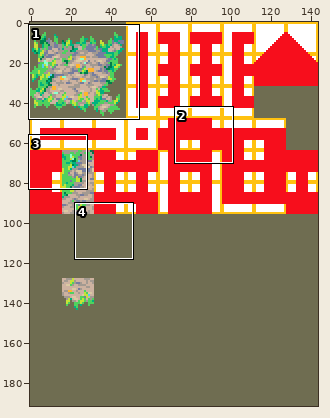
Two versions of one sprite sheet, images/experimental/rpg-dirt.png. The first picture is a wide view before the edit; the outline marks the close-up.
Close-up. Before the edit:
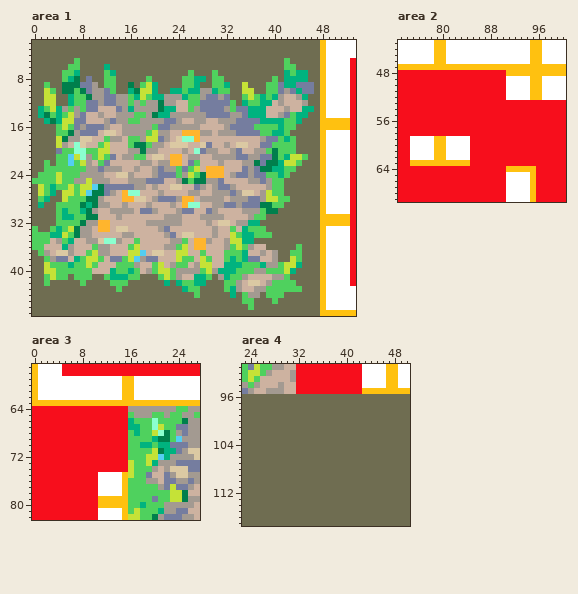
The file is 144x192 pixels. Colours within 5 levels of each other are drawn and written as one. Shown: area 1: x 0..53, y 2..47; area 2: x 73..100, y 43..69; area 3: x 0..27, y 57..82; area 4: x 23..50, y 91..117.
Now the later version:
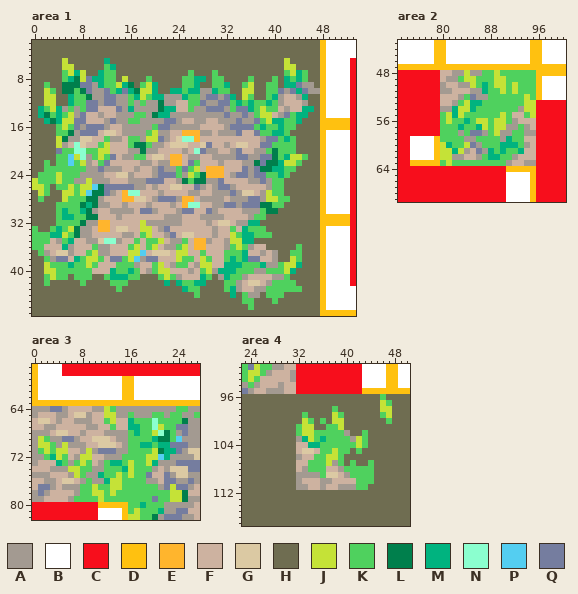
Palette (. is transparent): A #a39a91  B #ffffff  C #f70e1c  D #ffc110  E #ffb52d  F #cdb2a0  G #dbc9a3  H #6f6d51  J #c5e237  K #4fd15e  L #007f4c  M #00b37f  N #8bffcf  P #54cef1  Q #757d9f
Author's note on the commit: Fixed errant tiles on one of the crevice village houses, and turned off interior wall black overlay tiles.
Difference:
Changed rows in their new state; - is an unchanged pixel.
Area 1:
first column x 5:
 5 J-H----M-----------------------------J-----
 6 JJH----KM----------------------------JJ----
 7 -J-J--M-K----------------------------KJ-K--
 8 ---J-MM---J--------------------K------K-K--
 9 ------M--JM-------------------KJ----H---AA-
10 ---------MQ------------------------------AA
11 ----------------------------M-JKHH---------
12 ------------------------AA---MKM-K-K-------
13 -----------------------A--------KJKK-------
14 ------------------------AAA----AKJJ--------
15 ------------------------------AA-KJ--------
16 ---------------------------------M---------
17 ------------------------------FF-----------
first column x 0:
25 J---------------------------
26 J--H------------------------
27 ---H------------------------
28 --H-------------------------
29 -H--------------------------
32 ------------------J---------
33 ------------------JJ--------
34 ------------------KJ--------
35 -------------------KKJ------
36 -------------------KJ-------
37 ----------------------G-----
40 -----------------------FFF-F
41 ---------------------------F
Area 2:
first column x 80:
48 FFAAJAAKKJKKKKKK
49 FAAKJJKKKJJKKKKK
50 AFFAAJKMKJJKJKKK
51 AAFFFAAMKKJKJKKK
52 FFFAKQAAKKKKKKJK
53 FFAKJMMKKKKKKKJJ
54 AAMJJMKKKKKKKAJJ
55 KJMJKKKKKKJKFFKJ
56 KJKKMKJJKJJKAFFF
57 KKKMKKMJKJJAAKAF
58 KKKAKQQAKJAAKKAA
59 KKKKAAKKKKAMKKFF
60 JMKKJQAKKKMMMKAF
61 JJMJAFQAMKMKKMFF
62 JJAAFFAKMMKKAFFF
63 KJKKKKKKKKKAFFAA
Area 3:
first column x 0:
64 AAAQQAFFFFAAJKAA
65 AFFFAAFGGAFFJJAA
66 FGGFAFFAAAFFKJFF
67 FFAAFFFFFAAFFKFF
68 AAAFGGFFAFFFAAAA
69 AJKAAQQAFFGGGFAA
70 AJJKAJAAAFFGGGFA
71 AKJKJJFFAJAQQQAA
72 AAKMJKFAJJFFAAAK
73 AFFFMKAKJKFAKMMK
74 FFFAAAJJKKAAKKKM
75 AAAFFFAJKAAMKKJK
76 FFAAFGGFAKAAMJJK
77 FQQAFAAAKKJKKJJK
78 AQAFFFFAKKJJKJKK
79 AAFFFFAKKKKJKKKK
Area 4:
first column x 32:
 96 --------------K-
 97 --------------JK
 98 ------K-------JJ
 99 -K----JK------KJ
100 -JK-K-JJ-------K
101 KJJ--KKJ--------
102 KJJKKKKKA--K----
103 AMJKMKKKKAJK----
104 FFMMKKKKKKJK----
105 FGGFKKJKK-K-----
106 AFFKKJJK--------
107 FFKKKJAK-K--K---
108 FAKKKFFAKKKKK---
109 AAAAKGGFAKKKK---
110 AFFFAAFFFFKKK---
111 AAFFAFFAAAKK----
Changed places in both close-ups, as pixel boxes (x1, y1, x2, y2):
changed: (62, 58, 128, 94)
changed: (200, 58, 320, 136)
changed: (32, 178, 56, 208)
changed: (140, 220, 200, 280)
changed: (440, 70, 536, 166)
changed: (32, 406, 128, 502)
changed: (296, 394, 392, 490)
